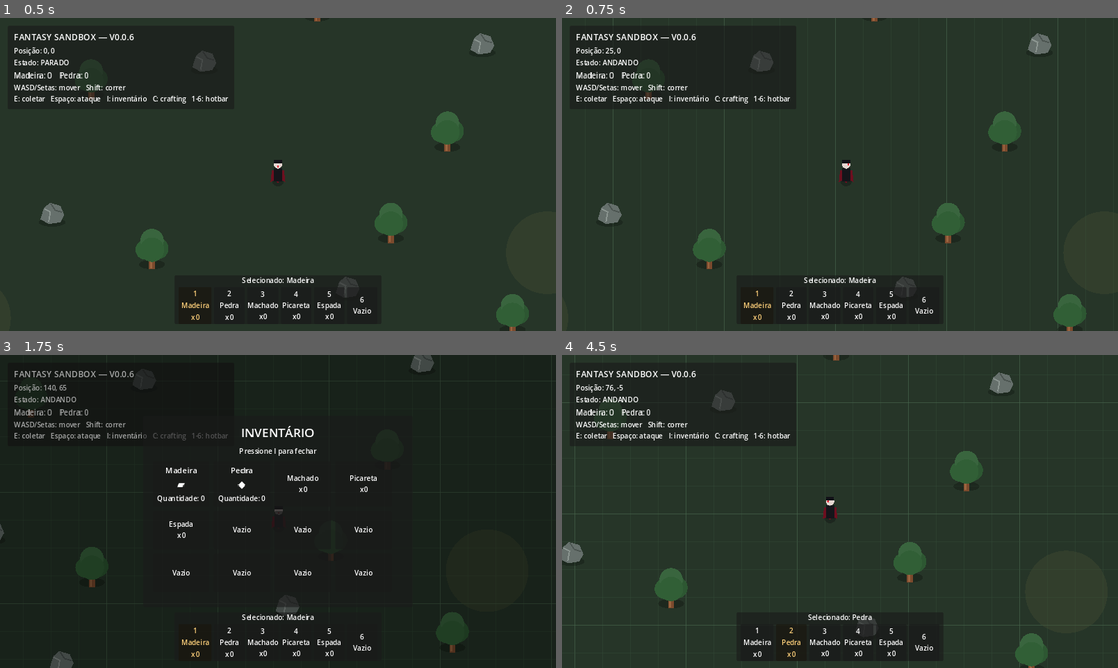
Above: before the commit, frames 1-4 (two rows, left to right).
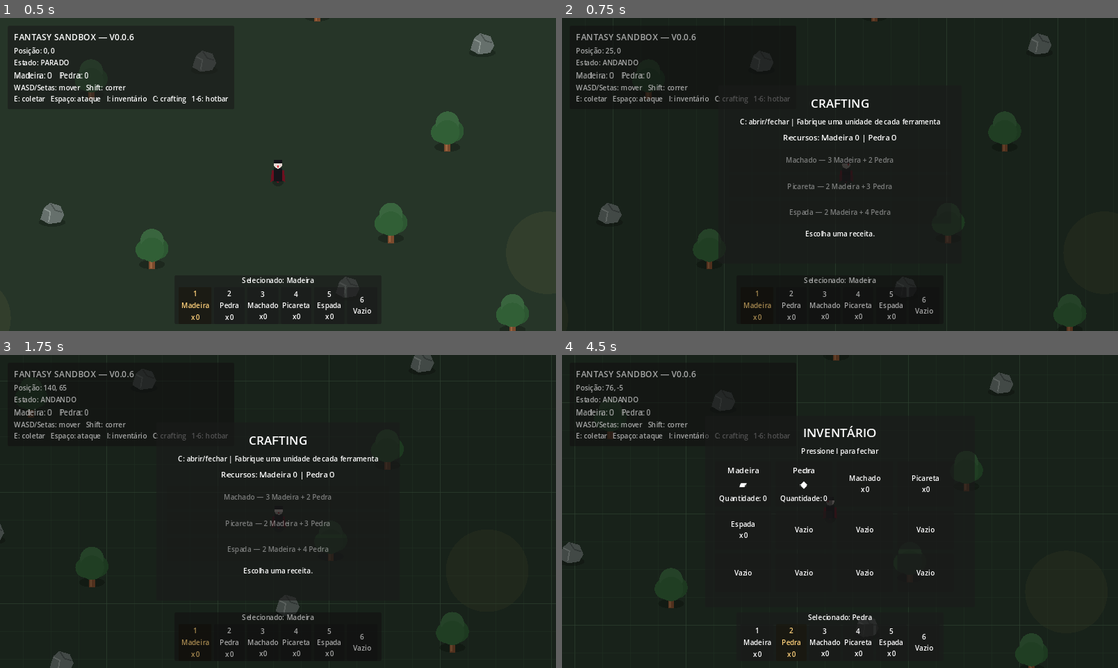
Above: after the commit, the same moments.

Repository: janduyankiingles-ops/Fantasy-Sandbox
Game: Godot game, scene res://scenes/main.tscn
The game is run twice, just before and just after one commit, with the same random seed, the same clock (stepped at 60 frames per second) and the same inputs.
Inputs:
- Up to frame 1 (0.5 s): no input
- Up to frame 2 (0.75 s): tap Enter at 0.5 s; hold D from 0.53 s (still down); tap C at 0.6 s
- Up to frame 3 (1.75 s): tap Space at 0.77, 1.52 s; tap I at 0.8, 1.25, 1.35 s; release D at 1.28 s; hold S from 1.28 s (still down); tap C at 1.55 s
- Up to frame 4 (4.5 s): tap I at 2, 2.3, 2.75, 2.85, 3.5, 3.8, 4.25 s; release S at 2.03 s; hold D 2.03-2.78 s; tap C at 2.1, 3.05 s; hold W 2.78-3.53 s; tap Space at 3.02, 3.77 s; hold A from 3.53 s (still down); tap 1 at 3.6 s; tap 2 at 4.35 s

Frame 1 is identical in both runs. In frame 2, 14% of the frame differs, in the area x 2-95%, y 0-100%; in frame 3, 2.6%; in frame 4, 20%, in the area x 0-100%, y 0-100%.
Error before the commit: Invalid call to function 'refresh_inventory (via call)' in base 'Control (inventory_ui.gd)'. Expected 5 arguments. (res://scripts/main.gd:74)

Commit message:
v0.0.6: connect crafting recipes to player inventory

Diff:
--- a/scripts/main.gd
+++ b/scripts/main.gd
@@ -8,9 +8,11 @@
 @onready var interaction_label: Label = $HUD/InteractionPanel/Margin/InteractionLabel
 @onready var inventory_ui: Control = $HUD/InventoryUI as Control
 @onready var hotbar_ui: Control = $HUD/HotbarUI as Control
+@onready var crafting_ui: Control = $HUD/CraftingUI as Control
 
 func _ready() -> void:
 	player.connect("inventory_changed", Callable(self, "_update_inventory"))
+	crafting_ui.connect("craft_requested", Callable(self, "_on_craft_requested"))
 	_update_inventory()
 
 func _unhandled_input(event: InputEvent) -> void:
@@ -20,7 +22,14 @@
 			return
 
 		if key_event.keycode == KEY_I:
+			crafting_ui.call("close_crafting")
 			inventory_ui.call("toggle_inventory")
+			get_viewport().set_input_as_handled()
+			return
+
+		if key_event.keycode == KEY_C:
+			inventory_ui.call("close_inventory")
+			crafting_ui.call("toggle_crafting")
 			get_viewport().set_input_as_handled()
 			return
 
@@ -65,11 +74,54 @@
 	interaction_label.text = prompt
 	interaction_panel.visible = not prompt.is_empty()
 
+func _on_craft_requested(item_key: String) -> void:
+	var success: bool = bool(player.call("craft_item", item_key))
+	var item_name: String = _get_item_name(item_key)
+	crafting_ui.call("show_result", success, item_name)
+
+func _get_item_name(item_key: String) -> String:
+	match item_key:
+		"axe":
+			return "Machado"
+		"pickaxe":
+			return "Picareta"
+		"sword":
+			return "Espada"
+		_:
+			return "Item"
+
 func _update_inventory() -> void:
 	inventory_label.text = str(player.call("get_inventory_text"))
 
 	var wood_amount: int = int(player.call("get_inventory_amount", "wood"))
 	var stone_amount: int = int(player.call("get_inventory_amount", "stone"))
+	var axe_amount: int = int(player.call("get_inventory_amount", "axe"))
+	var pickaxe_amount: int = int(player.call("get_inventory_amount", "pickaxe"))
+	var sword_amount: int = int(player.call("get_inventory_amount", "sword"))
 
-	inventory_ui.call("refresh_inventory", wood_amount, stone_amount)
-	hotbar_ui.call("refresh_hotbar", wood_amount, stone_amount)
+	inventory_ui.call(
+		"refresh_inventory",
+		wood_amount,
+		stone_amount,
+		axe_amount,
+		pickaxe_amount,
+		sword_amount
+	)
+
+	hotbar_ui.call(
+		"refresh_hotbar",
+		wood_amount,
+		stone_amount,
+		axe_amount,
+		pickaxe_amount,
+		sword_amount
+	)
+
+	crafting_ui.call(
+		"refresh_crafting",
+		wood_amount,
+		stone_amount,
+		axe_amount,
+		pickaxe_amount,
+		sword_amount
+	)
